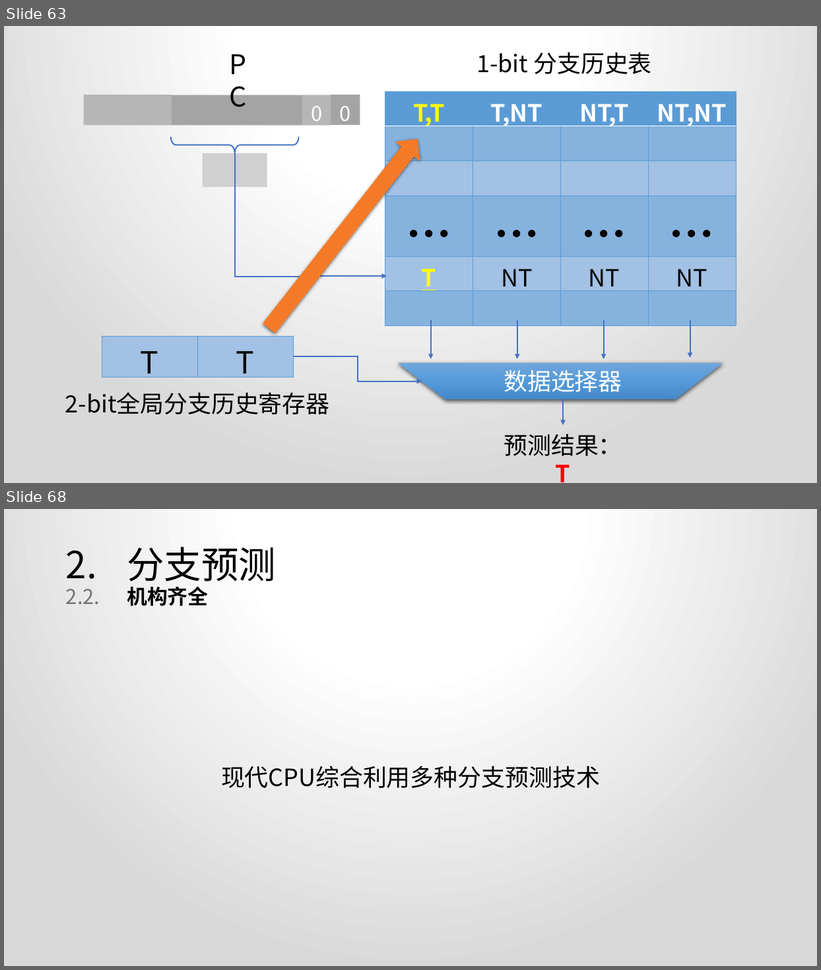
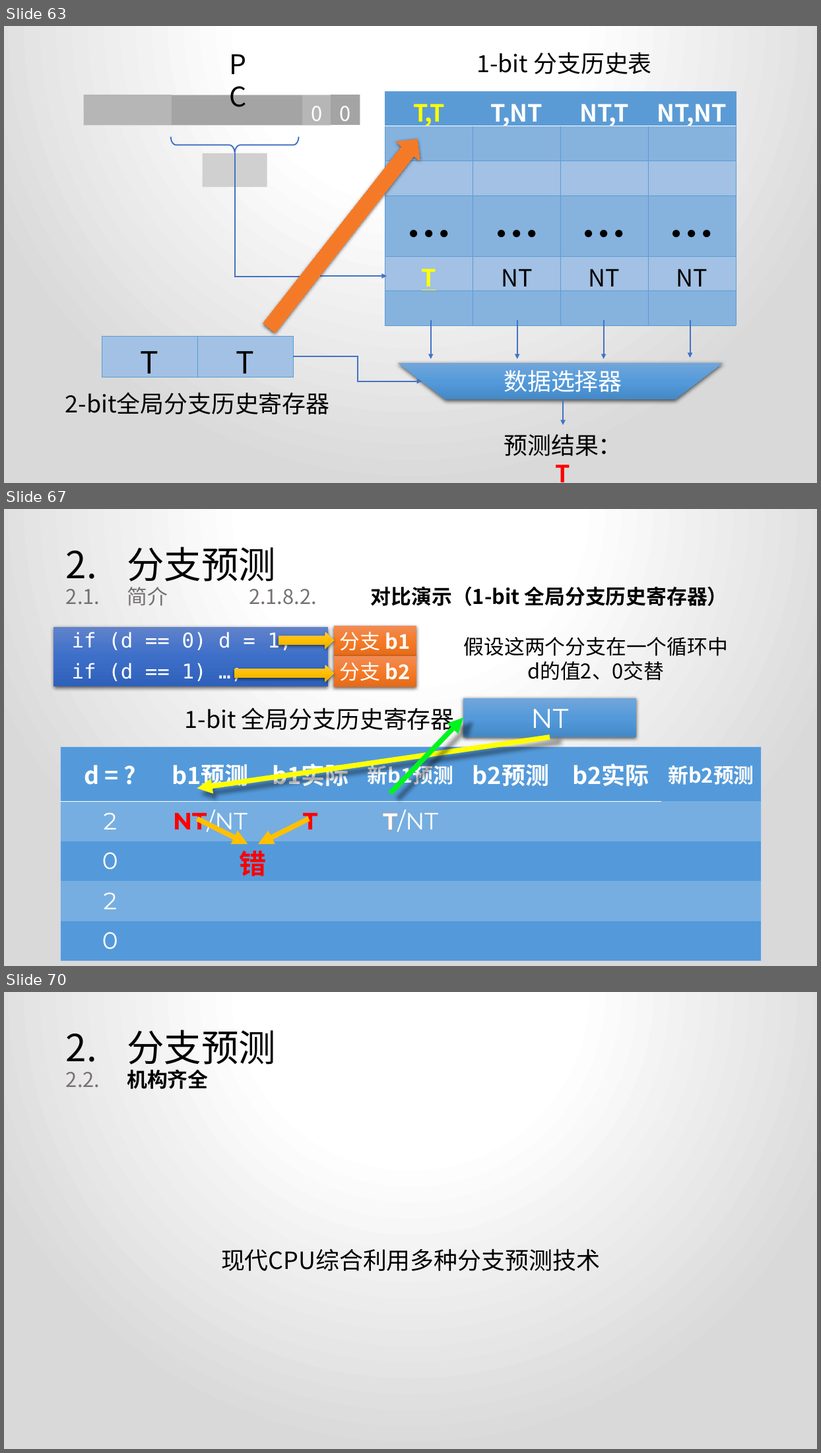
Before and after one commit to xuhongxu96/Computer-Architecture-Thesis, a slide deck: 从AMD Zen看CPU发展趋势.pptx. Shown one above the other, each under a label of ours: slides 63 and 68 before the commit, slides 63, 67 and 70 after it; the slides between them are not shown. The pictures are 821x970 and 821x1453 pixels, drawn with LibreOffice and Linux fonts; fonts in the diff are those of the drawing; grey boxes stand for pictures. Boxes give left, top, right and bottom in pixels: in the first picture for what was removed or moved away, otherwise in the second. Text is boxed around its words. In the diff, an @@ line names an element or a change of style, - is before the commit and + after.

```diff
--- a/从AMD Zen看CPU发展趋势.pptx
+++ b/从AMD Zen看CPU发展趋势.pptx
@@ slide 67 added at [4,509,817,966], background gradient #FFFFFF to #D9D9D9 @@
@@ title added at [66,547,728,606], 24 pt, text #000000 @@
+2. 分支预测
+2.1. 简介 2.1.8.2. 对比演示（1-bit 全局分支历史寄存器）
@@ text added at [54,627,328,687], fill gradient #6183CB to #3E70CA to #3062BB, 24 pt, text #FFFFFF @@
+if (d == 0) d = 1;
+if (d == 1) …;
@@ rectangle added at [334,626,417,657], fill gradient #F18C57 to #F67B28 to #E56C19, 24 pt, text #FFFFFF @@
+分支 b1
@@ right arrow added at [279,632,333,649], fill gradient #FFC64B to #FFC000 to #E3AB00 @@
@@ text added at [464,637,729,681], 24 pt, text #000000 @@
+假设这两个分支在一个循环中
+d的值2、0交替
@@ right arrow added at [234,665,334,682], fill gradient #FFC64B to #FFC000 to #E3AB00 @@
@@ rectangle added at [334,657,417,687], fill gradient #F18C57 to #F67B28 to #E56C19, 24 pt, text #FFFFFF @@
+分支 b2
@@ rectangle added at [463,698,636,737], fill gradient #71A6DB to #559BDB to #448ACA, 32 pt, text #FFFFFF @@
+NT
@@ text added at [185,708,455,735], 28 pt, text #000000 @@
+1-bit 全局分支历史寄存器
@@ arrow added from (390, 794) to (463, 718), #00F41D 6 pt @@
@@ arrow added from (550, 737) to (197, 788), #FFFF00 6 pt @@
@@ table added at [60,747,760,952], 5 rows, 7 columns @@
+d = ? | b1预测 | b1实际 | 新b1预测 | b2预测 | b2实际 | 新b2预测
+2 | NT/NT | T | T/NT |  |  | 
+0 |  |  |  |  |  | 
+2 |  |  |  |  |  | 
+0 |  |  |  |  |  | 
@@ arrow added from (197, 819) to (248, 844), #FFC000 6 pt @@
@@ arrow added from (309, 819) to (257, 844), #FFC000 6 pt @@
@@ text added at [239,851,266,877], 32 pt, text #FF0000, bold @@
+错
@@ what was slide 68 is now slide 70 @@
```
Also in this commit, not shown: 12 slides changed, 1 other slide added, 1 other file.
